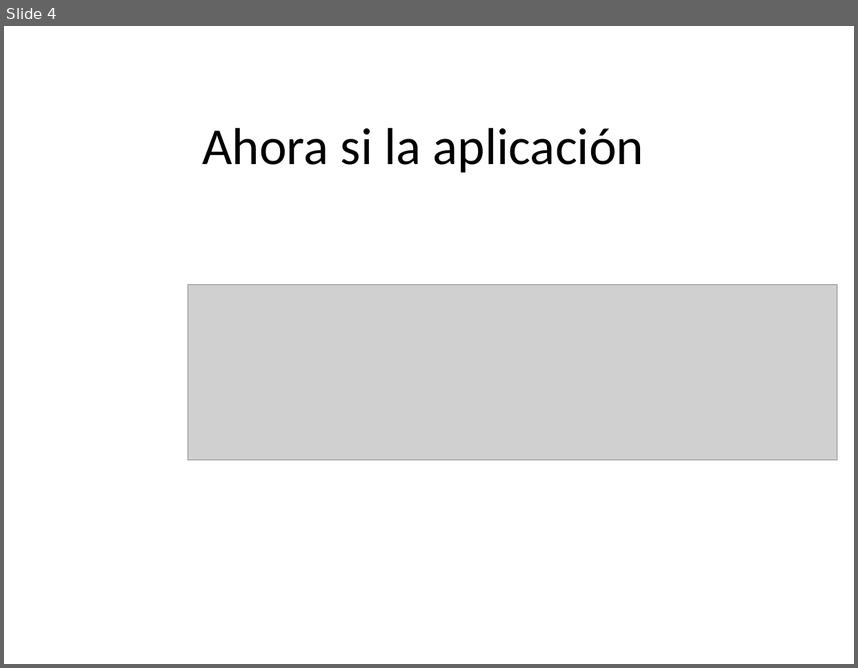
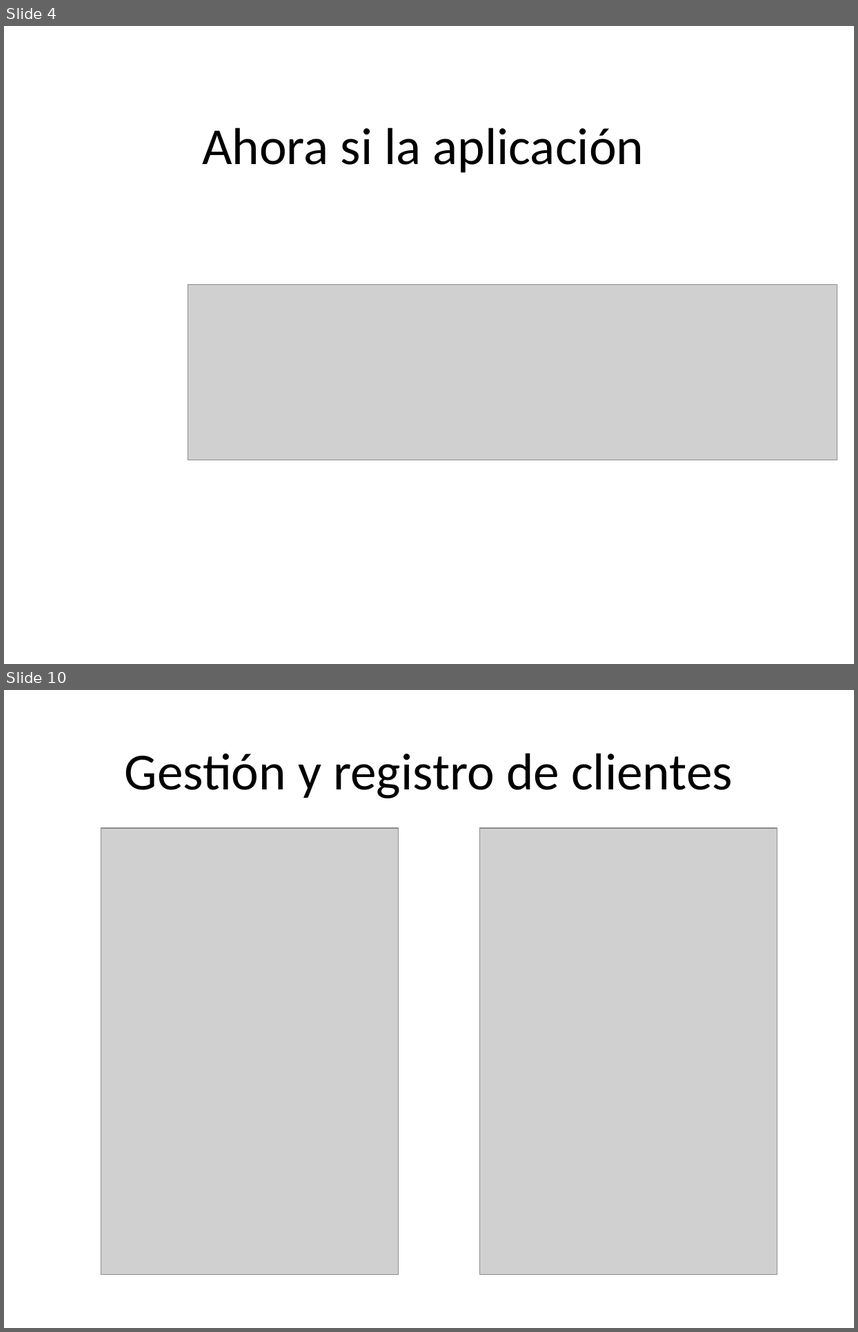
Before and after one commit to anfesmo/Drogas5aConvocatoria, a slide deck: CorabastosUnClick.pptx. Shown one above the other, each under a label of ours: slide 4 before the commit, slides 4 and 10 after it; the slides between them are not shown. The pictures are 858x668 and 858x1332 pixels, drawn with LibreOffice and Linux fonts; fonts in the diff are those of the drawing; grey boxes stand for pictures. Boxes give left, top, right and bottom in pixels: in the first picture for what was removed or moved away, otherwise in the second. Text is boxed around its words. In the diff, an @@ line names an element or a change of style, - is before the commit and + after.

```diff
--- a/CorabastosUnClick.pptx
+++ b/CorabastosUnClick.pptx
@@ slide 10 added at (4, 690, 854, 1328), background #FFFFFF @@
@@ title added at (125, 753, 733, 798), 44 pt, text #000000 @@
+Gestión y registro de clientes
@@ picture added at (101, 828, 399, 1274) @@
@@ picture added at (480, 828, 777, 1274) @@
```
Also in this commit, not shown: 8 other slides added, 4 slides removed, 1 other file.
